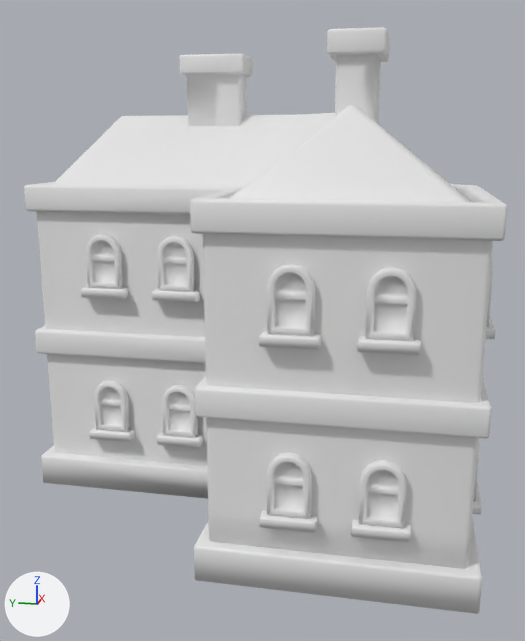
An edit to the FBX model Assets/NOTFUN/Cartoon City - Building Pack 1_1/Meshes/Building/Building_040.fbx, drawn before and after from the same camera.
One viewpoint serves both versions: a 50 mm camera at (-22.01, -3.09, 10.11) aimed at (-2.21, 0.87, 5.16). Arrows for +X, +Y and +Z are at lower left; the lights stay in place. Where no turn or scale is listed for an object, it has been applied to the vertices.

Names of what the first picture shows: 'Building_040'.
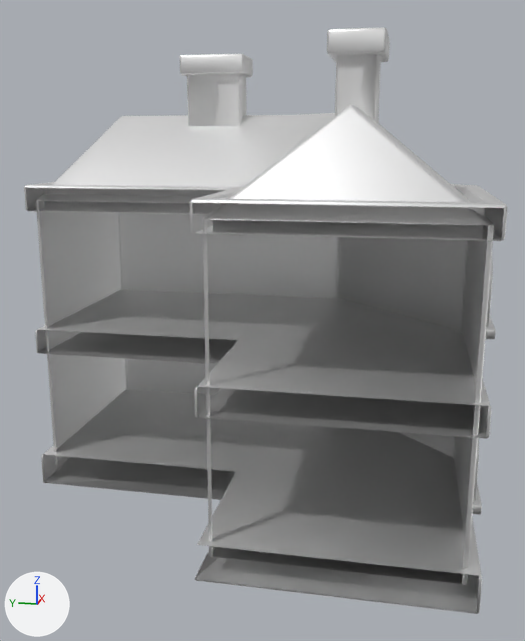
The change, as a diff of the scene's bpy script:
```diff
--- a/Assets/NOTFUN/Cartoon City - Building Pack 1_1/Meshes/Building/Building_040.fbx.py
+++ b/Assets/NOTFUN/Cartoon City - Building Pack 1_1/Meshes/Building/Building_040.fbx.py
@@ mat_m_city_tex_001 @@
+mat_m_city_tex_001 = principled_material('M_City_tex.001')
+mat_m_city_tex_001.base_color = (0.8, 0.8, 0.8)  # white #e7e7e7
+mat_m_city_tex_001.metallic = 1.0
+mat_m_city_tex_001.roughness = 0.553
@@ me_building_040 @@
 # used by ob_building_040; location = (0.0, 0.0, 0.0)
-me_building_040.from_pydata(...)  # 4354 vertices, 3948 faces; spans x -7.33..3.33, y -5.08..7.53, z 0.0..12.55
-me_building_040.materials.append(mat_m_city_tex)  # white #e7e7e7
+me_building_040.from_pydata(...)  # 3086 vertices, 2772 faces; spans x -7.27..3.33, y -5.08..7.53, z 0.0..12.55
+# me_building_040 part 1: 16 loose pieces with 1248 vertices, spanning x -7.33..-3.0, y -3.45..5.86, z 1.6..7.62, are deleted
+# me_building_040 part 2
+# 20 vertices are removed from x -7.27..-3.0, y 1.25..1.52, z 0.83..8.51
+# 56 faces are deleted
+me_building_040.materials.append(mat_m_city_tex_001)  # white #e7e7e7
```

Pixel boxes [x1, y1, x2, y2] of what changed, in the pictures (525 x 641 px):
part 1 of me_building_040, deleted: before [81, 234, 421, 543]
part 2 of me_building_040, deleted: before [25, 188, 504, 614]
